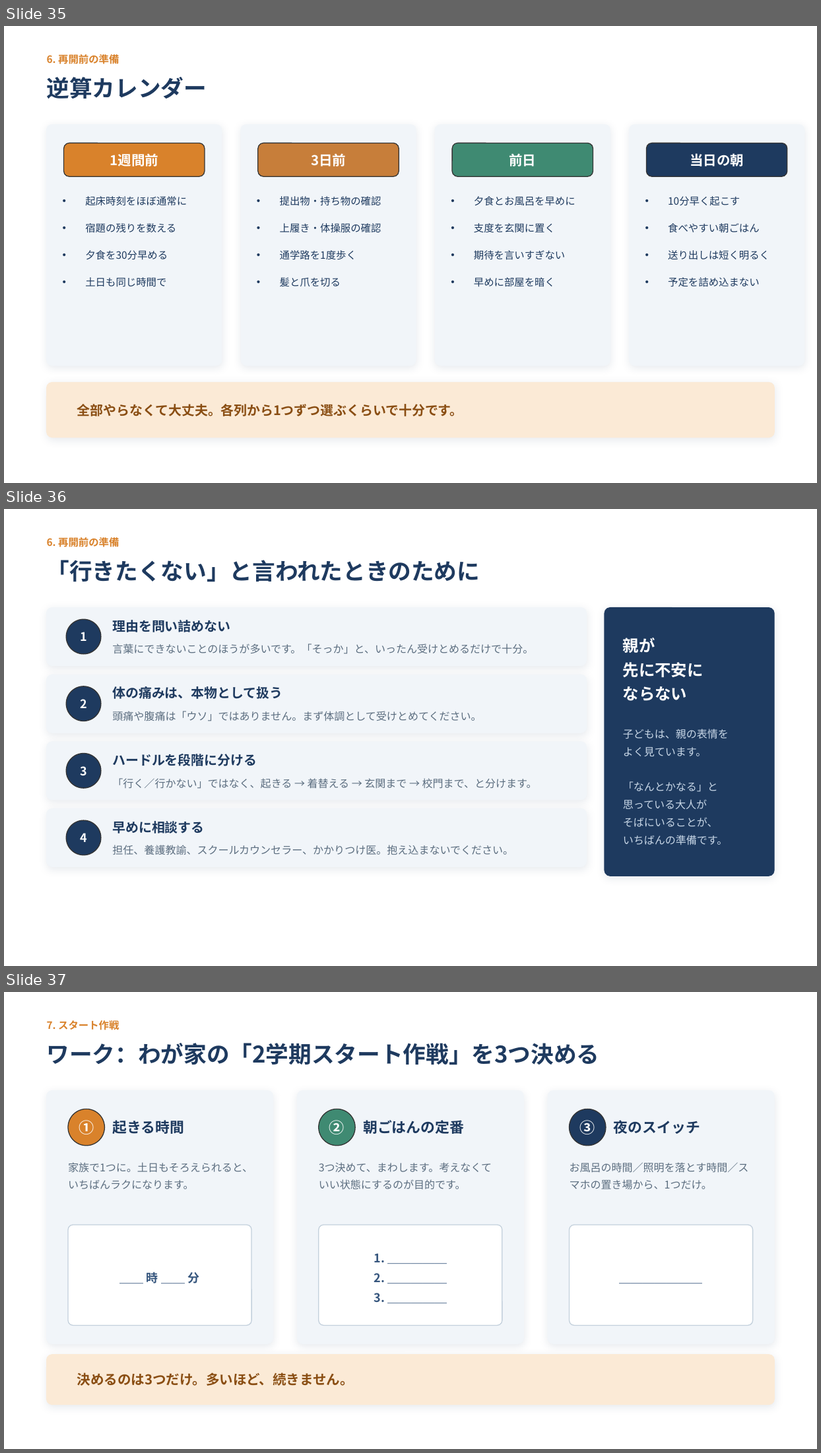
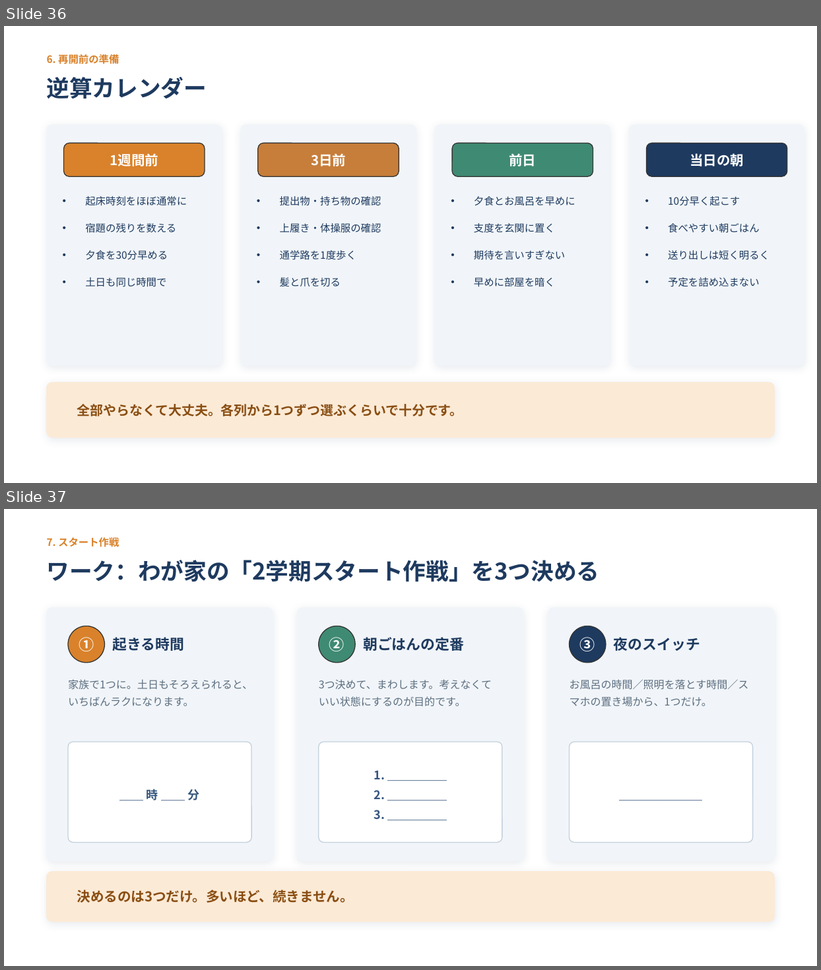
Before and after one commit to xxhmannasuimhxx/-, a slide deck: 夏休みの終わり_第2回_食と生活リズムの整え方.pptx. Shown one above the other, each under a label of ours: slides 35, 36 and 37 before the commit, slides 36 and 37 after it. The pictures are 821x1453 and 821x970 pixels, drawn with LibreOffice and Linux fonts; fonts in the diff are those of the drawing. Boxes give left, top, right and bottom in pixels: in the first picture for what was removed or moved away, otherwise in the second. Text is boxed around its words. In the diff, an @@ line names an element or a change of style, - is before the commit and + after.

```diff
--- a/夏休みの終わり_第2回_食と生活リズムの整え方.pptx
+++ b/夏休みの終わり_第2回_食と生活リズムの整え方.pptx
@@ slide 36 removed at [4, 509, 817, 966], background #FFFFFF @@
@@ text removed at [47, 537, 119, 547] @@
-6. 再開前の準備
@@ text removed at [47, 560, 481, 582] @@
-「行きたくない」と言われたときのために
@@ rounded rectangle removed at [47, 608, 587, 666] @@
@@ ellipse removed at [66, 619, 101, 654] @@
@@ text removed at [112, 620, 230, 632] @@
-理由を問い詰めない
@@ rounded rectangle removed at [605, 608, 774, 876] @@
@@ text removed at [80, 632, 87, 641] @@
-1
@@ text removed at [112, 644, 533, 654] @@
-言葉にできないことのほうが多いです。「そっか」と、いったん受けとめるだけで十分。
@@ text removed at [623, 638, 704, 701] @@
-親が
-先に不安に
-ならない
@@ rounded rectangle removed at [47, 675, 587, 733] @@
@@ ellipse removed at [66, 687, 101, 722] @@
@@ text removed at [112, 687, 283, 699] @@
-体の痛みは、本物として扱う
@@ text removed at [80, 699, 87, 708] @@
-2
@@ text removed at [112, 711, 481, 722] @@
-頭痛や腹痛は「ウソ」ではありません。まず体調として受けとめてください。
@@ rounded rectangle removed at [47, 742, 587, 800] @@
@@ text removed at [623, 729, 729, 846] @@
-子どもは、親の表情を
-よく見ています。
-「なんとかなる」と
-思っている大人が
-そばにいることが、
-いちばんの準備です。
@@ ellipse removed at [66, 754, 101, 788] @@
@@ text removed at [112, 754, 257, 766] @@
-ハードルを段階に分ける
@@ text removed at [80, 766, 87, 776] @@
-3
@@ text removed at [112, 778, 537, 789] @@
-「行く／行かない」ではなく、起きる → 着替える → 玄関まで → 校門まで、と分けます。
@@ rounded rectangle removed at [47, 809, 587, 867] @@
@@ ellipse removed at [66, 821, 101, 855] @@
@@ text removed at [112, 821, 204, 834] @@
-早めに相談する
@@ text removed at [80, 833, 87, 842] @@
-4
@@ text removed at [112, 845, 514, 855] @@
-担任、養護教諭、スクールカウンセラー、かかりつけ医。抱え込まないでください。
@@ what was slide 35 is now slide 36 @@
```
Also in this commit, not shown: 1 slide changed, 1 slide added, 1 other file.
